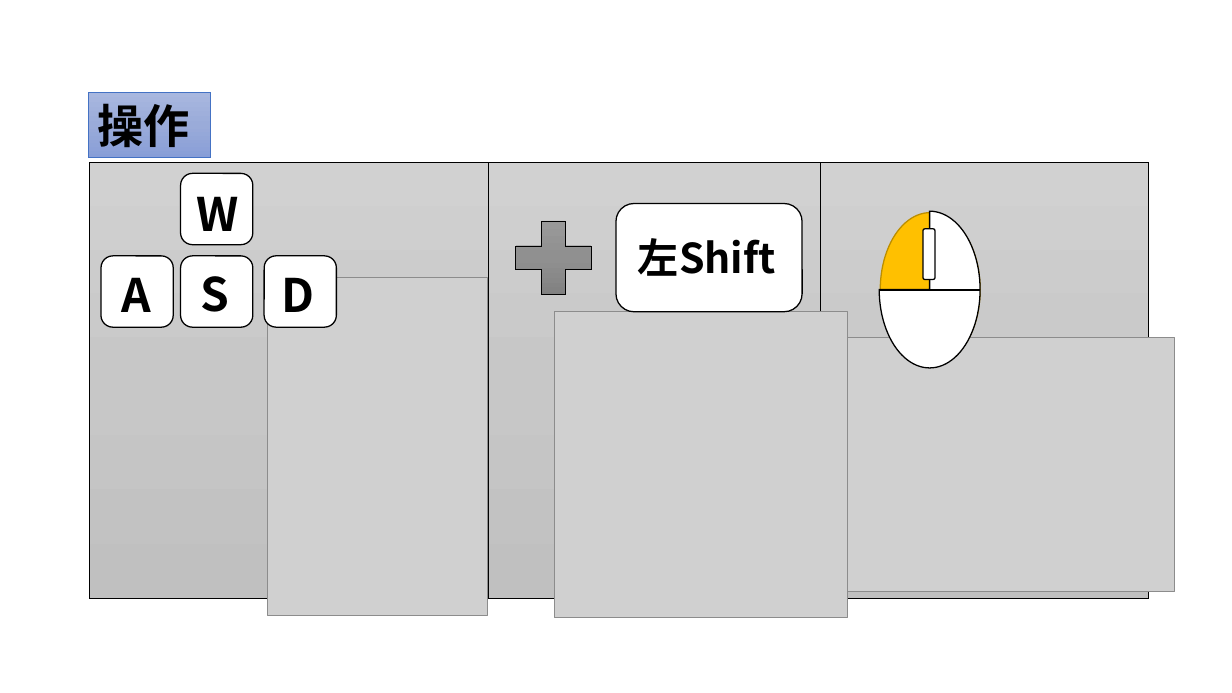
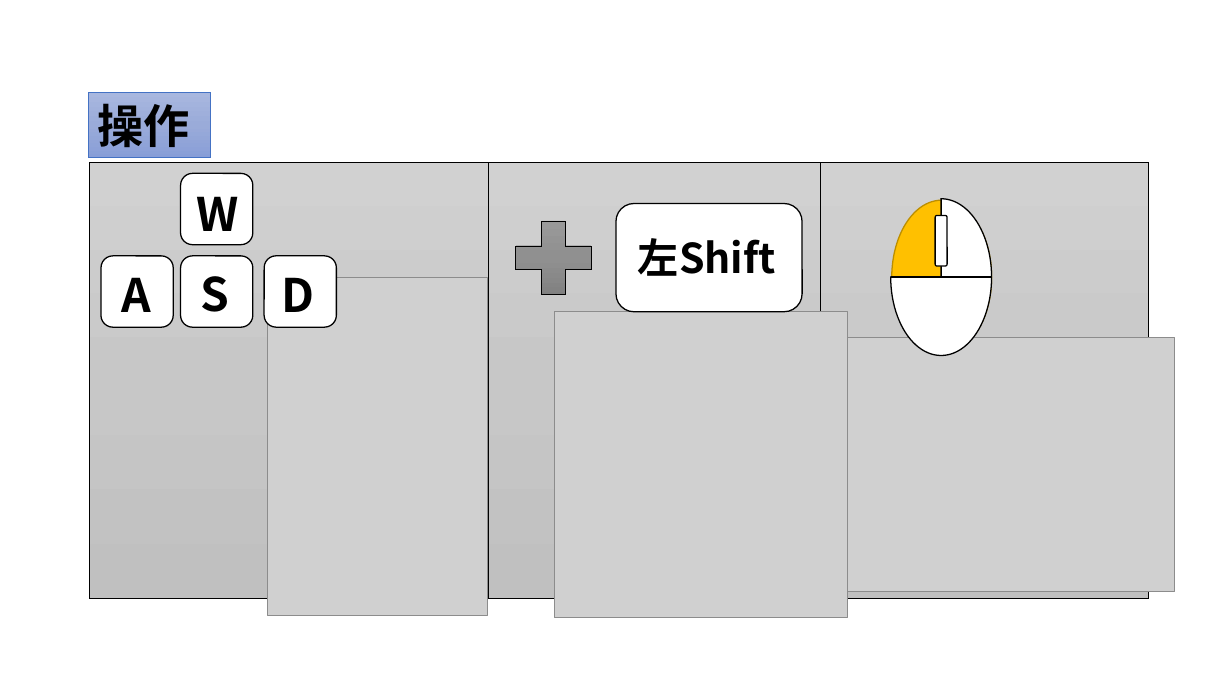
Before and after one commit to Sokuri2217/kozin2, a slide deck: slide 4 of 個人制作/ゲームコンテスト提出 _企画書.pptx. Drawn at 1232x693 pixels with LibreOffice and Linux fonts; fonts in the diff are those of the drawing; grey boxes stand for pictures; background and template pictures are left out. Boxes give left, top, right and bottom in pixels: in the first picture for what was removed or moved away, otherwise in the second. Text is boxed around its words. In the diff, an @@ line names an element or a change of style, - is before the commit and + after.

```diff
--- a/個人制作/ゲームコンテスト提出 _企画書.pptx
+++ b/個人制作/ゲームコンテスト提出 _企画書.pptx
@@ pie slice (boxed as its full ellipse): place and size @@
-pie slice (boxed as its full ellipse) at [880, 212, 981, 369]
+pie slice (boxed as its full ellipse) at [891, 199, 992, 356]
@@ ellipse: place and size @@
-ellipse at [881, 213, 981, 367]
+ellipse at [892, 201, 992, 355]
@@ rounded rectangle: place and size @@
-rounded rectangle at [923, 229, 935, 280]
+rounded rectangle at [935, 215, 947, 266]
@@ line moved from (880, 289) - (981, 289) to (891, 277) - (992, 277) @@
```
Also in this commit, not shown: 1 other slide changed, 1 other file.
